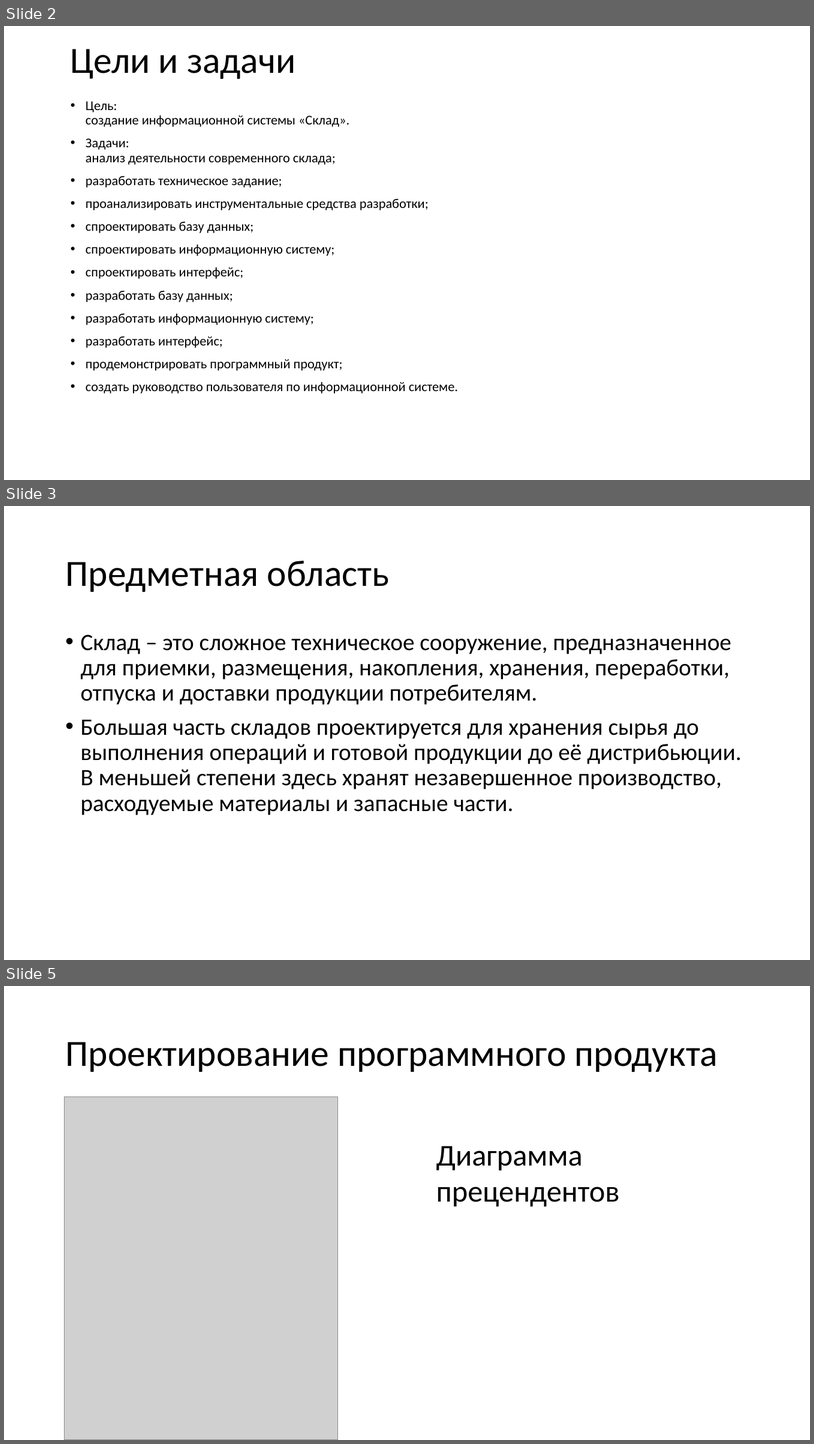
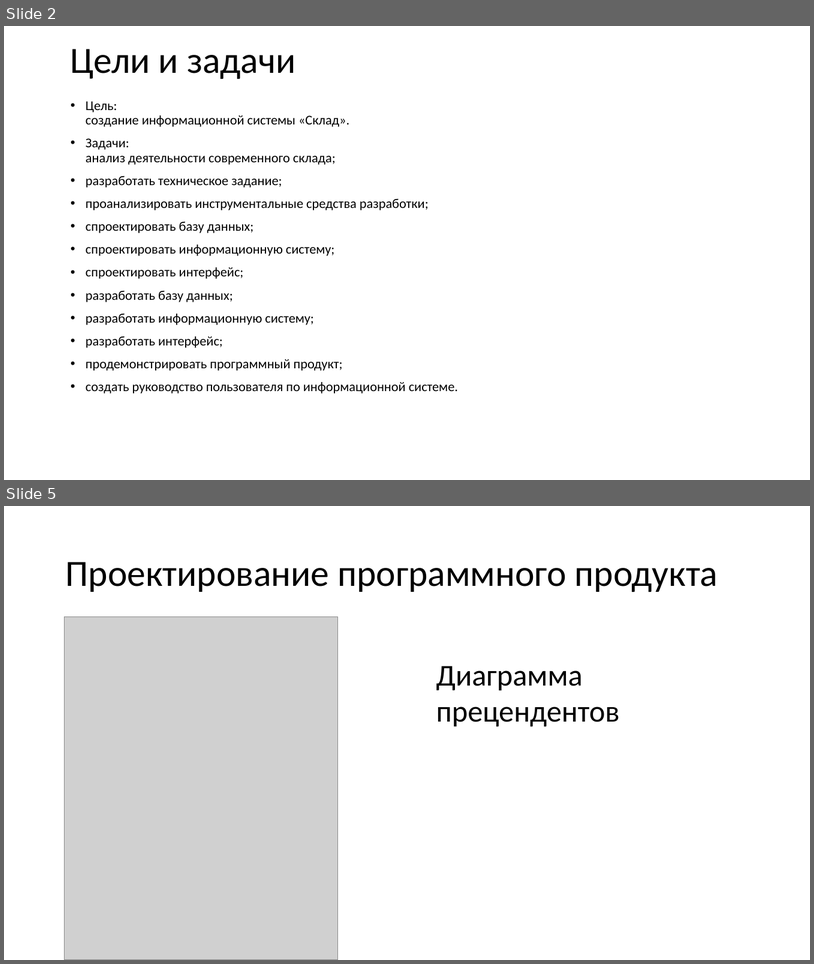
Before and after one commit to ChiCha10-11/Kursovoy, a slide deck: Курсовая работа.pptx. Shown one above the other, each under a label of ours: slides 2, 3 and 5 before the commit, slides 2 and 5 after it; the slides between them are not shown. The pictures are 814x1444 and 814x964 pixels, drawn with LibreOffice and Linux fonts; fonts in the diff are those of the drawing; grey boxes stand for pictures. Boxes give left, top, right and bottom in pixels: in the first picture for what was removed or moved away, otherwise in the second. Text is boxed around its words. In the diff, an @@ line names an element or a change of style, - is before the commit and + after.

```diff
--- a/Курсовая работа.pptx
+++ b/Курсовая работа.pptx
@@ slide 3 removed at [4,506,810,960], background #FFFFFF @@
@@ title removed at [65,561,390,592] @@
-Предметная область
@@ text removed at [81,634,741,815] @@
-• Склад – это сложное техническое сооружение, предназначенное для приемки, размещения, накопления, хранения, переработки, отпуска и доставки продукции потребителям.
-• Большая часть складов проектируется для хранения сырья до выполнения операций и готовой продукции до её дистрибьюции. В меньшей степени здесь хранят незавершенное производство, расходуемые материалы и запасные части.
```
Also in this commit, not shown: 3 slides changed, 1 slide added.
